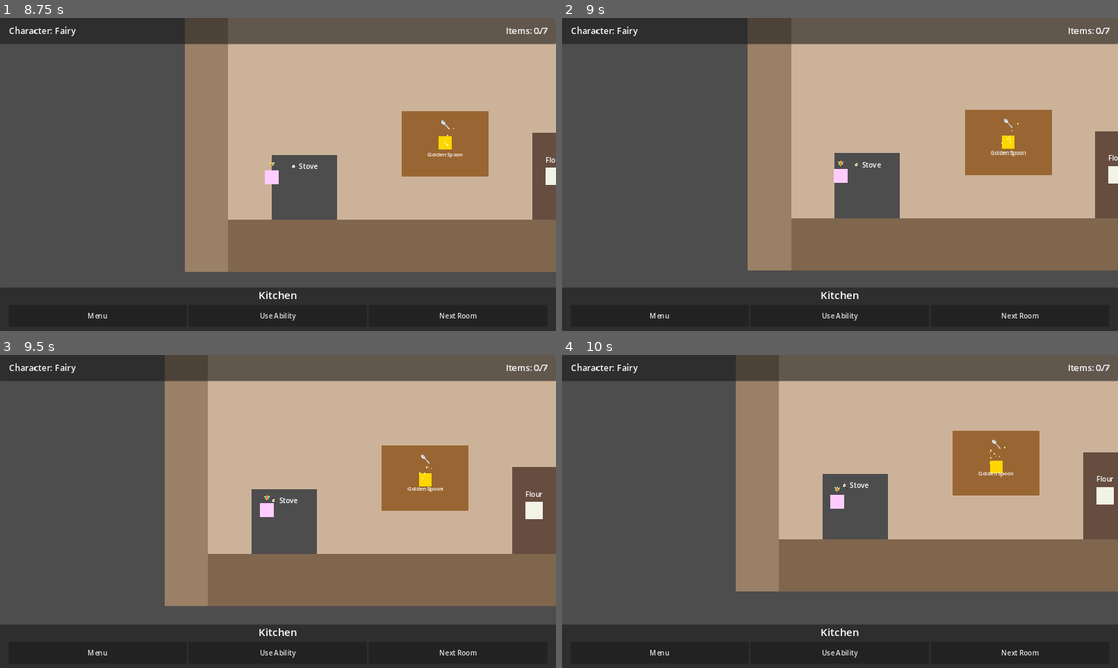
Above: before the commit, frames 1-4 (two rows, left to right).
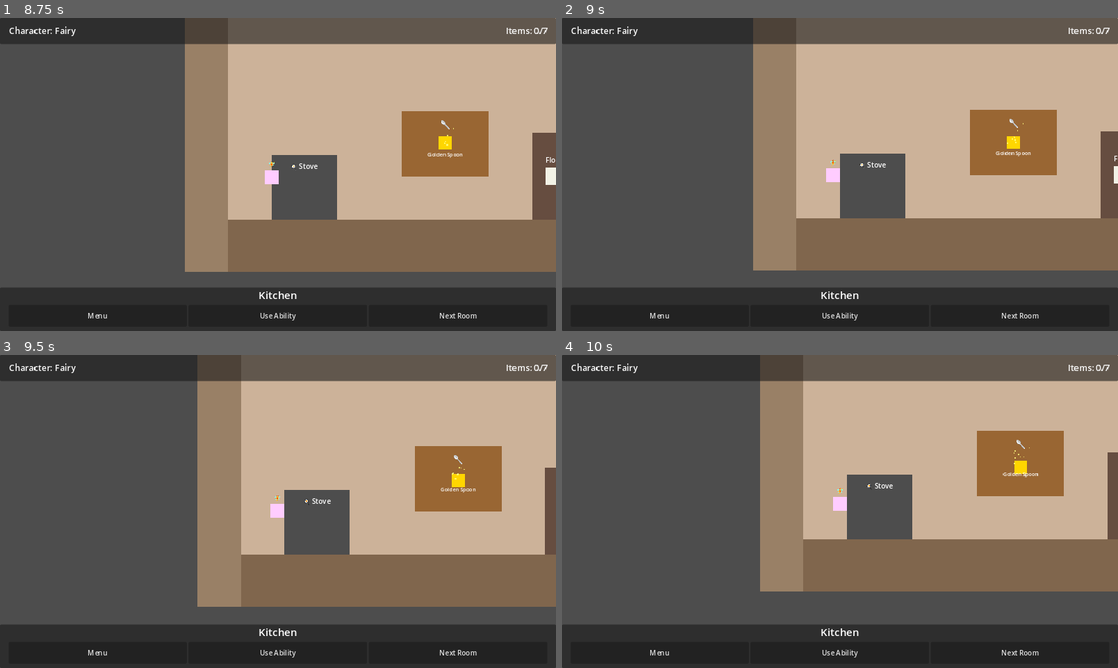
Above: after the commit, the same moments.

Repository: TiberiousDoom/hello-world
Game: Godot game, scene res://scenes/MainMenu.tscn
The game is run twice, just before and just after one commit, with the same random seed, the same clock (stepped at 60 frames per second) and the same inputs.
Inputs (mouse positions are in pixels of both pictures, inside the frame that each line leads up to):
- Up to frame 1 (8.75 s): click "Start Adventure" at 0.5 s; click "🐜 The Ant Wall climbing & tun…" at 1.25 s; click "Next Room" at 2 s; click "Next Room" at 2.75 s; click "Use Ability" at 3.5 s; click "Use Ability" at 4.25 s; click "Use Ability" at 5 s; click "Next Room" at 5.75 s; click "Menu" at 6.5 s; click "Start Adventure" at 7.25 s; click "🧚 The Fairy Flight & magic" at 8 s
- Up to frame 2 (9 s): tap Enter at 8.75 s; move the mouse to (1117, 177) at 8.77 s; click (1117, 177) at 8.92 s
- Up to frame 3 (9.5 s): no input
- Up to frame 4 (10 s): tap Enter at 9.5 s; move the mouse to (845, 520) at 9.52 s; click (845, 520) at 9.67 s

Frame 1 is identical in both runs. In frame 2, 2.9% of the frame differs, in the area x 33-100%, y 0-81%; in frame 3, 16%, in the area x 29-100%, y 0-81%; in frame 4, 11%.

Commit message:
Fix all critical bugs found in code audit
FIXES:
1. Prop collision shapes - replaced massive 1280x120 floor shapes with proper sizes:
   - Counter: 300x200px (was 1280x120)
   - Stove: 150x150px (was 25px circle)
   - Table: 200x150px (was 1280x120)
   This removes invisible barriers blocking character movement

2. GoldenSpoon collision - added collision_layer=2, collision_mask=1
   Now matches other collectibles and won't physically block character

3. Stove interaction - removed auto_interact_on_touch
   Prevents premature puzzle failure before ingredients collected
   Now requires explicit click to cook

4. Character collision layers - added explicit settings to all 4 characters
   All characters now clearly defined as collision_layer=1, collision_mask=1

5. Documentation - added comprehensive collision layer system docs to Character.gd
   Explains Layer 1 (physical) vs Layer 2 (interactive) system

Files changed:
- rooms/Kitchen.tscn (bugs 1, 2, 3)
- characters/{Ant,Fairy,Gnome,Weasel}.tscn (bug 4)
- scripts/Character.gd (bug 5)

Diff:
--- a/characters/Ant.tscn
+++ b/characters/Ant.tscn
@@ -6,6 +6,8 @@
 size = Vector2(32, 32)
 
 [node name="Ant" type="CharacterBody2D"]
+collision_layer = 1
+collision_mask = 1
 script = ExtResource("1_ant")
 
 [node name="CollisionShape2D" type="CollisionShape2D" parent="."]
--- a/characters/Fairy.tscn
+++ b/characters/Fairy.tscn
@@ -6,6 +6,8 @@
 size = Vector2(32, 32)
 
 [node name="Fairy" type="CharacterBody2D"]
+collision_layer = 1
+collision_mask = 1
 script = ExtResource("1_fairy")
 
 [node name="CollisionShape2D" type="CollisionShape2D" parent="."]
--- a/characters/Gnome.tscn
+++ b/characters/Gnome.tscn
@@ -6,6 +6,8 @@
 size = Vector2(32, 32)
 
 [node name="Gnome" type="CharacterBody2D"]
+collision_layer = 1
+collision_mask = 1
 script = ExtResource("1_gnome")
 
 [node name="CollisionShape2D" type="CollisionShape2D" parent="."]
--- a/characters/Weasel.tscn
+++ b/characters/Weasel.tscn
@@ -6,6 +6,8 @@
 size = Vector2(32, 32)
 
 [node name="Weasel" type="CharacterBody2D"]
+collision_layer = 1
+collision_mask = 1
 script = ExtResource("1_weasel")
 
 [node name="CollisionShape2D" type="CollisionShape2D" parent="."]
--- a/rooms/Kitchen.tscn
+++ b/rooms/Kitchen.tscn
@@ -22,6 +22,15 @@
 
 [sub_resource type="RectangleShape2D" id="WallShape_Floor"]
 size = Vector2(1280, 120)
+
+[sub_resource type="RectangleShape2D" id="CounterShape"]
+size = Vector2(300, 200)
+
+[sub_resource type="RectangleShape2D" id="StoveShape"]
+size = Vector2(150, 150)
+
+[sub_resource type="RectangleShape2D" id="TableShape"]
+size = Vector2(200, 150)
 
 [node name="Kitchen" type="Node2D"]
 script = ExtResource("1_room")
@@ -99,19 +108,19 @@
 position = Vector2(950, 500)
 
 [node name="CollisionShape2D" type="CollisionShape2D" parent="Props/CounterCollision"]
-shape = SubResource("WallShape_Floor")
+shape = SubResource("CounterShape")
 
 [node name="StoveCollision" type="StaticBody2D" parent="Props"]
 position = Vector2(275, 525)
 
 [node name="CollisionShape2D" type="CollisionShape2D" parent="Props/StoveCollision"]
-shape = SubResource("CircleShape2D_ingredient")
+shape = SubResource("StoveShape")
 
 [node name="TableCollision" type="StaticBody2D" parent="Props"]
 position = Vector2(600, 425)
 
 [node name="CollisionShape2D" type="CollisionShape2D" parent="Props/TableCollision"]
-shape = SubResource("WallShape_Floor")
+shape = SubResource("TableShape")
 
 [node name="Puzzle" type="Node2D" parent="."]
 script = ExtResource("2_puzzle")
@@ -213,7 +222,6 @@
 position = Vector2(275, 525)
 script = ExtResource("3_interactive")
 interaction_prompt = "Cook Recipe"
-auto_interact_on_touch = true
 one_time_use = true
 
 [node name="CollisionShape2D" type="CollisionShape2D" parent="Puzzle/StoveInteractive"]
@@ -230,6 +238,8 @@
 [node name="Items" type="Node2D" parent="."]
 
 [node name="GoldenSpoon" type="Area2D" parent="Items"]
+collision_layer = 2
+collision_mask = 1
 position = Vector2(600, 420)
 script = ExtResource("1_room")
 item_name = "golden_spoon"
--- a/scripts/Character.gd
+++ b/scripts/Character.gd
@@ -2,6 +2,21 @@
 class_name Character
 
 # Base character class for all playable characters
+#
+# COLLISION LAYER SYSTEM:
+# Layer 1 (collision_layer = 1, collision_mask = 1):
+#   - Physical world: walls, floors, props, and characters
+#   - Characters exist on this layer and collide with other layer 1 objects
+#   - This prevents walking through walls and props
+#
+# Layer 2 (used by interactive objects):
+#   - Non-blocking objects: collectibles, ingredients, interactive triggers
+#   - These use collision_layer = 2, collision_mask = 1
+#   - They can detect characters (layer 1) without blocking movement
+#
+# Characters are configured in their .tscn files with:
+#   collision_layer = 1  (exist on physical layer)
+#   collision_mask = 1   (collide with physical layer)
 
 @export var move_speed: float = 200.0
 @export var character_type: String = "ant"
